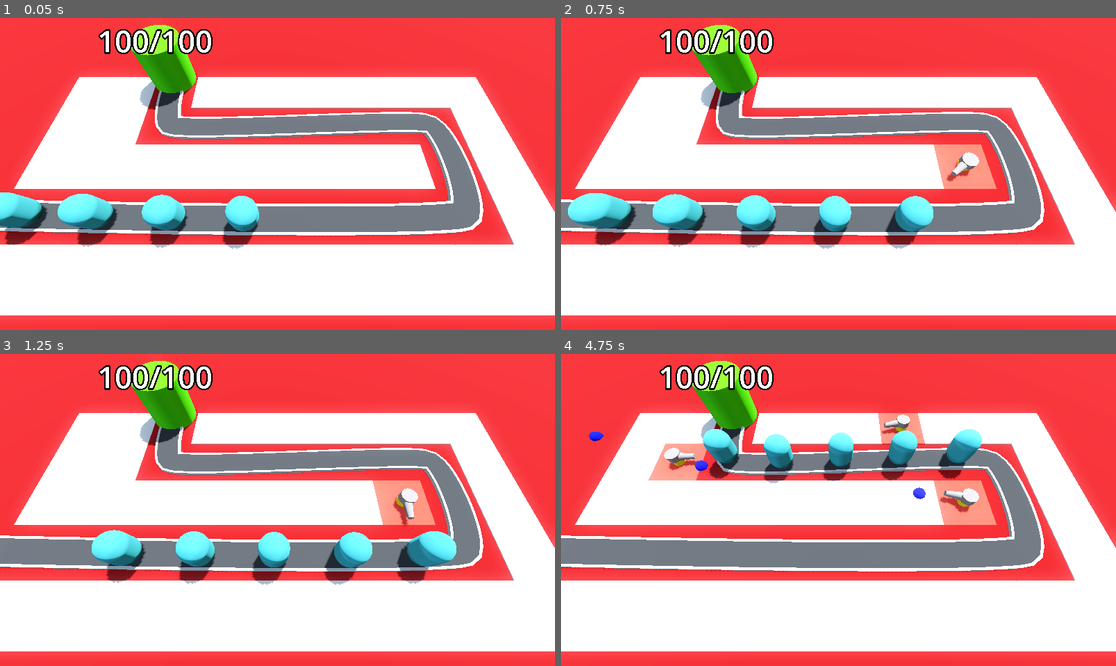
Above: before the commit, frames 1-4 (two rows, left to right).
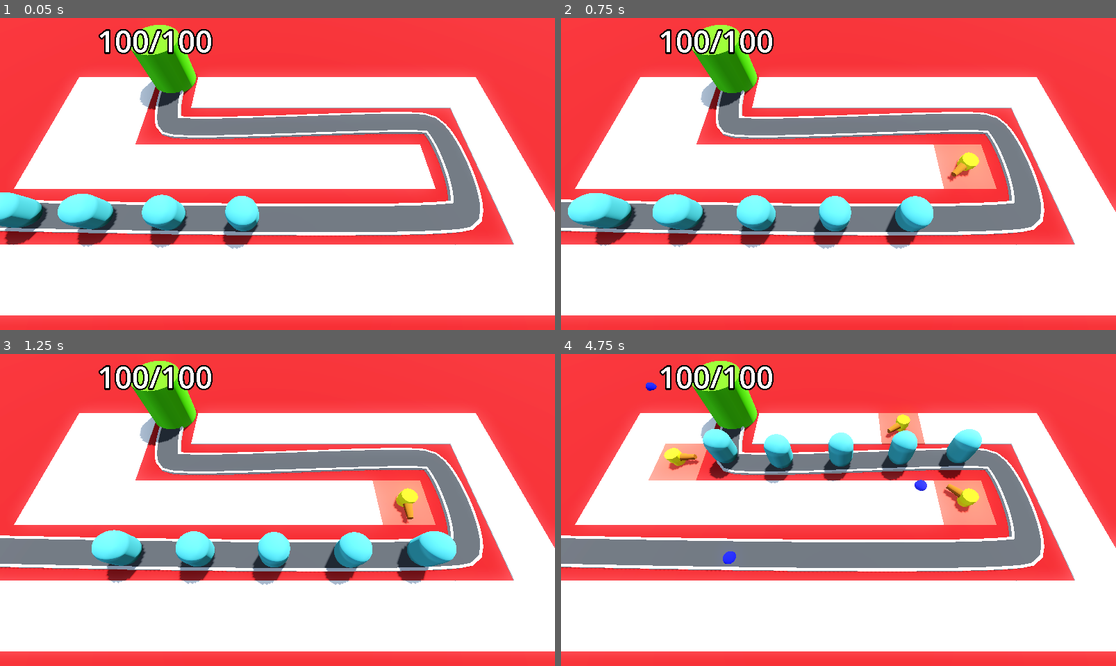
Above: after the commit, the same moments.

Repository: Matthew-CS11/Barbarian-Blaster
Game: Godot game, scene res://base_level.tscn
The game is run twice, just before and just after one commit, with the same random seed, the same clock (stepped at 60 frames per second) and the same inputs.
Inputs (mouse positions are in pixels of both pictures, inside the frame that each line leads up to):
- Up to frame 1 (0.05 s): no input
- Up to frame 2 (0.75 s): move the mouse to (960, 158) at 0.52 s; click (960, 158) at 0.6 s
- Up to frame 3 (1.25 s): no input
- Up to frame 4 (4.75 s): move the mouse to (727, 525) at 1.27 s; click (727, 525) at 1.35 s; move the mouse to (894, 441) at 2.02 s; click (894, 441) at 2.1 s; move the mouse to (810, 572) at 2.77 s; click (810, 572) at 2.85 s; move the mouse to (1005, 556) at 3.52 s; click (1005, 556) at 3.6 s; move the mouse to (672, 463) at 4.27 s; click (672, 463) at 4.35 s

Frame 1 is identical in both runs. In frame 2, 0.2% of the frame differs, in the area x 69-76%, y 42-53%; in frame 3, 0.2%; in frame 4, 1.0%, in the area x 5-76%, y 9-68%.

Commit message:
add enemy health and turret tracking

Diff:
--- a/Base/base.gd
+++ b/Base/base.gd
@@ -17,10 +17,11 @@
 			get_tree().reload_current_scene()
 
 func _ready() -> void:
+	#Engine.time_scale = 5
 	health = max_health
 
+
 func take_damage() -> void:
-	print("damage taken")
 	health -= 1
 	#set_health()
 	#
--- a/Enemy/enemy.gd
+++ b/Enemy/enemy.gd
@@ -1,13 +1,21 @@
 extends PathFollow3D
+class_name Enemy
 
 ## The speed in m/s the enemy will move
 @export var speed :float = 10.0
 @onready var enemy: PathFollow3D = $"."
+@onready var base : Base = get_tree().get_first_node_in_group("base")
+@export var max_health := 50
 
-@onready var base : Base = get_tree().get_first_node_in_group("base")
+var health:int :
+	set(new_health):
+		health = new_health
+		if health < 1:
+			queue_free()
+
 # Called when the node enters the scene tree for the first time.
 func _ready() -> void:
-	pass # Replace with function body.
+	health = max_health
 
 
 # Called every frame. 'delta' is the elapsed time since the previous frame.
--- a/Enemy/enemy.tscn
+++ b/Enemy/enemy.tscn
@@ -10,6 +10,10 @@
 radius = 1.0
 height = 3.0
 
+[sub_resource type="CapsuleShape3D" id="CapsuleShape3D_2pb1h"]
+radius = 1.0
+height = 3.0
+
 [node name="Enemy" type="PathFollow3D"]
 transform = Transform3D(0.9999959, 0, 0, 0, 1, 0, 0, 0, 0.9999959, 0, 0, 0)
 loop = false
@@ -18,3 +22,9 @@
 [node name="MeshInstance3D" type="MeshInstance3D" parent="."]
 transform = Transform3D(1, 0, 0, 0, 1, 0, 0, 0, 1, 0, 1.6, 0)
 mesh = SubResource("CapsuleMesh_xjnqo")
+
+[node name="EnemyArea3D" type="Area3D" parent="." groups=["enemy_area"]]
+
+[node name="CollisionShape3D" type="CollisionShape3D" parent="EnemyArea3D"]
+transform = Transform3D(1, 0, 0, 0, 1, 0, 0, 0, 1, 0, 1.5832062, 0)
+shape = SubResource("CapsuleShape3D_2pb1h")
--- a/Turret/ball.gd
+++ b/Turret/ball.gd
@@ -1,6 +1,6 @@
 extends Area3D
 
-var direction := Vector3.BACK
+var direction := Vector3.FORWARD
 
 @export var speed := 30.0
 
@@ -10,3 +10,9 @@
 
 func _on_timer_timeout() -> void:
 	queue_free()
+
+
+func _on_area_entered(area: Area3D) -> void:
+	if area.is_in_group("enemy_area"):
+		area.get_parent().health -= 25
+		queue_free()
--- a/Turret/ball.tscn
+++ b/Turret/ball.tscn
@@ -11,6 +11,7 @@
 [sub_resource type="SphereShape3D" id="SphereShape3D_kj8la"]
 
 [node name="ball" type="Area3D"]
+top_level = true
 script = ExtResource("1_hick4")
 
 [node name="MeshInstance3D" type="MeshInstance3D" parent="."]
@@ -24,4 +25,5 @@
 one_shot = true
 autostart = true
 
+[connection signal="area_entered" from="." to="." method="_on_area_entered"]
 [connection signal="timeout" from="Timer" to="." method="_on_timer_timeout"]
--- a/Turret/turret.gd
+++ b/Turret/turret.gd
@@ -2,12 +2,33 @@
 
 var projectile = preload("res://Turret/ball.tscn")
 var enemy_path : Path3D
+var target : Node3D
+@export var turret_range := 10.0
+
 
 func _physics_process(delta: float) -> void:
-	var enemy = enemy_path.get_children().back()
-	look_at(enemy.global_position, Vector3.UP, true)
+	target = find_best_target()
+	if target != null:
+		look_at(target.global_position, Vector3.UP, true)
+
+
+func find_best_target() -> Enemy:
+	var best_target = null
+	var best_progress = 0
+
+	for enemy in enemy_path.get_children():
+		if enemy is Enemy:
+			if enemy.progress > best_progress:
+				var distance = global_position.distance_to(enemy.global_position)
+				if distance <= turret_range:
+					best_target = enemy
+					best_progress = enemy.progress
+	return best_target
+
 
 func _on_timer_timeout() -> void:
-	var ball = projectile.instantiate()
-	add_child(ball)
-	ball.global_position = global_position
+	if target != null:
+		var ball = projectile.instantiate()
+		add_child(ball)
+		ball.global_position = global_position
+		ball.direction = global_transform.basis.z
--- a/Turret/turret.tscn
+++ b/Turret/turret.tscn
@@ -9,12 +9,20 @@
 material = SubResource("StandardMaterial3D_cb20n")
 height = 1.0
 
+[sub_resource type="StandardMaterial3D" id="StandardMaterial3D_djkev"]
+albedo_color = Color(0.95000005, 1, 0, 1)
+
 [sub_resource type="CylinderMesh" id="CylinderMesh_djkev"]
+material = SubResource("StandardMaterial3D_djkev")
 top_radius = 0.6
 bottom_radius = 0.6
 height = 0.5
 
+[sub_resource type="StandardMaterial3D" id="StandardMaterial3D_5kpma"]
+albedo_color = Color(0.62, 0.34100002, 0, 1)
+
 [sub_resource type="CylinderMesh" id="CylinderMesh_cb20n"]
+material = SubResource("StandardMaterial3D_5kpma")
 top_radius = 0.2
 bottom_radius = 0.38
 
@@ -29,10 +37,9 @@
 transform = Transform3D(1, 0, 0, 0, 1, 0, 0, 0, 1, 0, 0.3, 0)
 mesh = SubResource("CylinderMesh_djkev")
 
-[node name="TurretBarrel" type="MeshInstance3D" parent="TurretBase/TurretTop"]
-transform = Transform3D(5.116796e-05, -0.0018318453, 0.99999833, 0.9996101, 0.02792158, 0, -0.027921533, 0.99960846, 0.0018325597, -0.029865801, -0.11020583, 0.7411227)
+[node name="TurretBarrel" type="MeshInstance3D" parent="TurretBase"]
+transform = Transform3D(1, 0, 0, 0, -4.371139e-08, -1, 0, 1, -4.371139e-08, 0, 0.100000024, 0.7)
 mesh = SubResource("CylinderMesh_cb20n")
-skeleton = NodePath("../..")
 
 [node name="Timer" type="Timer" parent="."]
 autostart = true
--- a/base_level.tscn
+++ b/base_level.tscn
@@ -120,11 +120,11 @@
 progress = 5.0
 
 [node name="Enemy3" parent="Path3D" instance=ExtResource("2_5vx1e")]
-transform = Transform3D(-0.017708236, 0, -0.9998354, 0, 1, 0, 0.9998354, 0, -0.017708236, -12.714431, 0, 6.1627846)
+transform = Transform3D(-0.01770823, 0, -0.9998351, 0, 1, 0, 0.9998351, 0, -0.01770823, -12.714431, 0, 6.1627846)
 progress = 10.0
 
 [node name="Enemy4" parent="Path3D" instance=ExtResource("2_5vx1e")]
-transform = Transform3D(-0.0142460335, 0, -0.9998907, 0, 1, 0, 0.9998907, 0, -0.0142460335, -7.714971, 0, 6.243016)
+transform = Transform3D(-0.014246029, 0, -0.9998904, 0, 1, 0, 0.9998904, 0, -0.014246029, -7.714971, 0, 6.243016)
 progress = 15.0
 
 [node name="Enemy5" parent="Path3D" instance=ExtResource("2_5vx1e")]
--- a/project.godot
+++ b/project.godot
@@ -18,6 +18,7 @@
 [global_group]
 
 base=""
+enemy_area=""
 
 [input]
 
Not shown: 1 places in Enemy/enemy.tscn that only renumber resources
Not shown: 1 places in Turret/turret.tscn that only renumber resources
